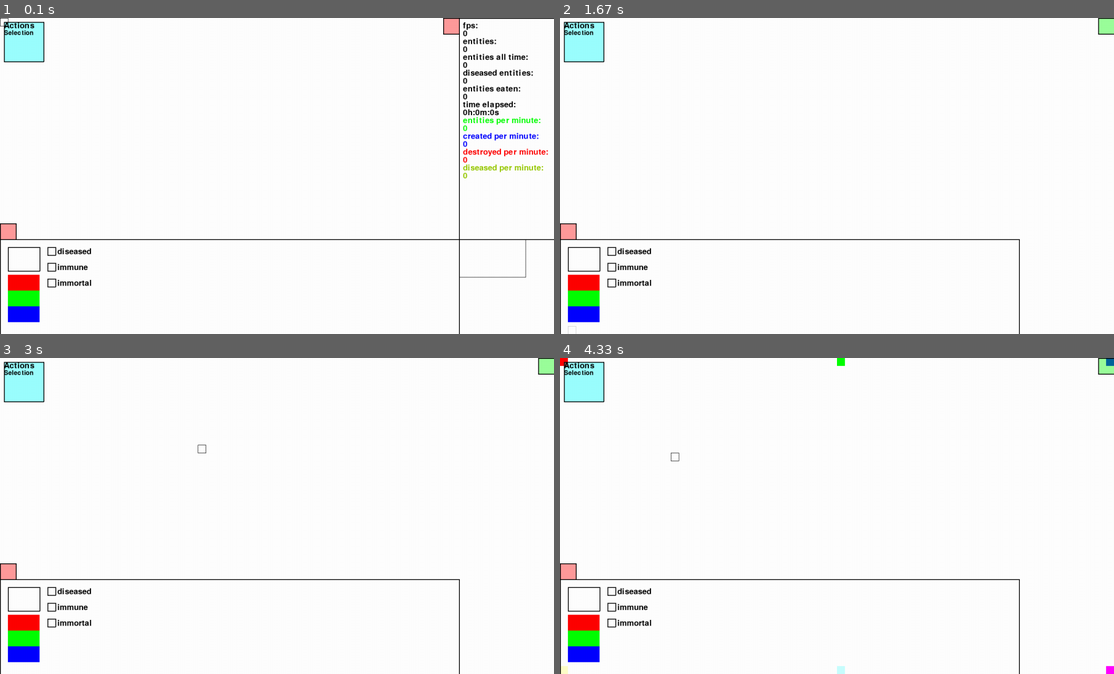
Above: before the commit, frames 1-4 (two rows, left to right).
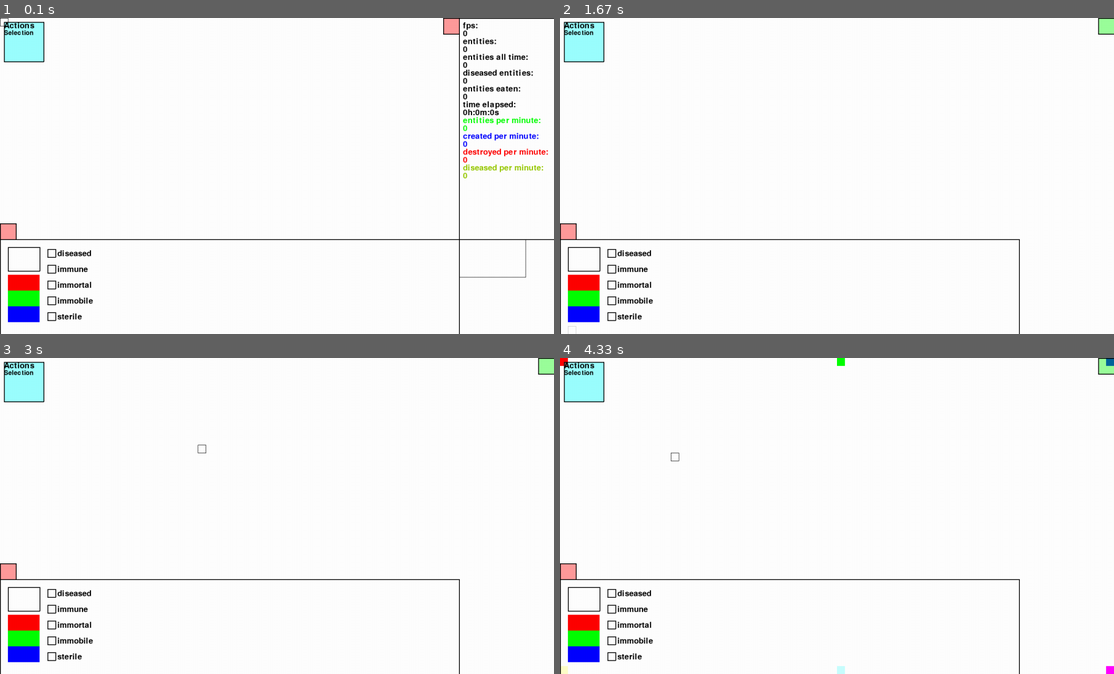
Above: after the commit, the same moments.

Repository: sbwhitt/pygame-life-simulation
Game: pygame game, started from main.py
Same seed, same stepped clock (60 frames per second), same inputs: the game is played once before the commit and once after it.
Inputs (mouse positions are in pixels of both pictures, inside the frame that each line leads up to):
- Up to frame 1 (0.1 s): no input
- Up to frame 2 (1.67 s): click (1008, 24) at 0.38 s; tap Enter at 0.67 s; click (565, 232) at 1.05 s; click (565, 324) at 1.38 s
- Up to frame 3 (3 s): click (288, 408) at 1.72 s; click "Actions" at 2.05 s; click "Selection" at 2.38 s; click (199, 449) at 2.72 s
- Up to frame 4 (4.33 s): click (981, 487) at 3.05 s; click (1008, 506) at 3.38 s; tap E at 3.67 s; click (676, 455) at 4.05 s

The runs differ from the first frame. In frame 1, 0.5% of the frame differs, in the area x 8-17%, y 72-96%; in frame 2, 0.5%; in frame 3, 0.5%; in frame 4, 0.5%.

Commit message:
more options

Diff:
--- a/src/entities/dna.py
+++ b/src/entities/dna.py
@@ -17,6 +17,8 @@
         self.diseased = False
         self.immune = False
         self.immortal = False
+        self.immobile = False
+        self.sterile = False
         self.nourished = False
         self.eaten = False
 
--- a/src/entities/entity.py
+++ b/src/entities/entity.py
@@ -26,11 +26,12 @@
         neighbor = self._choose_neighbor(surroundings)
         if neighbor != None:
             return neighbor
-        if (not self.bound and self.dna.dir_timer > settings.DIR_INTERVAL):
+        if not self.dna.immobile and (not self.bound and self.dna.dir_timer > settings.DIR_INTERVAL):
             self._move(self._choose_dir(surroundings))
         return None
 
     def reproduce(self) -> "Entity|None":
+        if self.dna.sterile: return
         self.dna.genes += 1
         r = random.randint(0, 1+self.dna.amnt_offspring)
         spawn_loc = self._choose_spawn_location()
--- a/src/entities/entity_manager.py
+++ b/src/entities/entity_manager.py
@@ -115,6 +115,8 @@
         e.dna.diseased = atts["diseased"]
         e.dna.immune = atts["immune"]
         e.dna.immortal = atts["immortal"]
+        e.dna.immobile = atts["immobile"]
+        e.dna.sterile = atts["sterile"]
         self._add_entity(e)
 
     def select_entity(self, e: Entity) -> None:
--- a/src/interface/color_picker.py
+++ b/src/interface/color_picker.py
@@ -52,6 +52,11 @@
         # if self._contains_click(button):
         #     self._toggle_menu()
         self._handle_option_click(button)
+
+    def toggle_hide(self):
+        self.hidden = not self.hidden
+        for o in self.options:
+            o.hidden = not o.hidden
 
     # helpers
 
--- a/src/interface/panels/bottom_panel.py
+++ b/src/interface/panels/bottom_panel.py
@@ -23,7 +23,9 @@
         self.text = Text(font_size=settings.FONT_SIZE)
         self.choosers = self._build_choosers([settings.CHOOSER_OPTIONS[0],
                                               settings.CHOOSER_OPTIONS[1],
-                                              settings.CHOOSER_OPTIONS[2]])
+                                              settings.CHOOSER_OPTIONS[2],
+                                              settings.CHOOSER_OPTIONS[3],
+                                              settings.CHOOSER_OPTIONS[4]])
 
     def render(self, screen: pygame.Surface) -> None:
         if self.panel_open:
@@ -46,16 +48,26 @@
         self.panel_open = not self.panel_open
         if self.panel_open:
             self.panel_button.pos = utils.subtract_twoples(self.pos, (0, PanelButtonStyle.HEIGHT))
+            self.color_picker.toggle_hide()
+            self._toggle_hide_choosers()
         else:
             self.panel_button.pos = (0, settings.WINDOW_HEIGHT-self.panel_button.style.HEIGHT)
+            self.color_picker.toggle_hide()
+            self._toggle_hide_choosers()
 
     def get_attributes(self) -> dict:
         return {"color": self.color_picker.current_color,
                 "diseased": self.choosers[0].selected,
                 "immune": self.choosers[1].selected,
-                "immortal": self.choosers[2].selected}
+                "immortal": self.choosers[2].selected,
+                "immobile": self.choosers[3].selected,
+                "sterile": self.choosers[4].selected}
 
     # helpers
+
+    def _toggle_hide_choosers(self) -> None:
+        for c in self.choosers:
+            c.hidden = not c.hidden
 
     def _build_choosers(self, choosers: list[str]) -> list[Chooser]:
         c = []
@@ -66,8 +78,12 @@
                 c.append(self._build_chooser(choosers[i], i))
             elif settings.CHOOSER_OPTIONS[i] == "immortal":
                 c.append(self._build_chooser(choosers[i], i))
+            elif settings.CHOOSER_OPTIONS[i] == "immobile":
+                c.append(self._build_chooser(choosers[i], i))
+            elif settings.CHOOSER_OPTIONS[i] == "sterile":
+                c.append(self._build_chooser(choosers[i], i))
         return c
 
     def _build_chooser(self, option: str, offset: int) -> Chooser:
-        pos = (self.color_picker.rect.right, self.pos[1] + (ChooserStyle.HEIGHT*offset*2))
+        pos = (self.color_picker.rect.right, self.pos[1] + 5 + (ChooserStyle.HEIGHT*offset*2))
         return Chooser(pos, self.text, option)
--- a/static/settings.py
+++ b/static/settings.py
@@ -14,7 +14,7 @@
 # menu options
 ACTION_MENU_OPTIONS = {0: "Selection", 1: "Creation", 2: "Deletion"}
 COLOR_PICKER_OPTIONS = {0: "Red", 1: "Green", 2: "Blue"}
-CHOOSER_OPTIONS = {0: "diseased", 1: "immune", 2: "immortal"}
+CHOOSER_OPTIONS = {0: "diseased", 1: "immune", 2: "immortal", 3: "immobile", 4: "sterile"}
 
 # input settings
 LEFT_CLICK = 0
